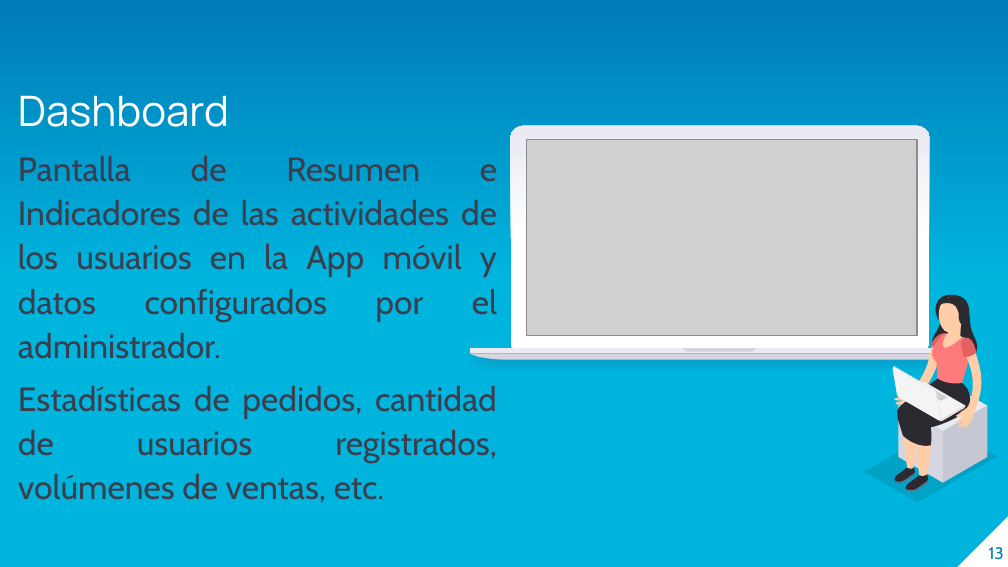
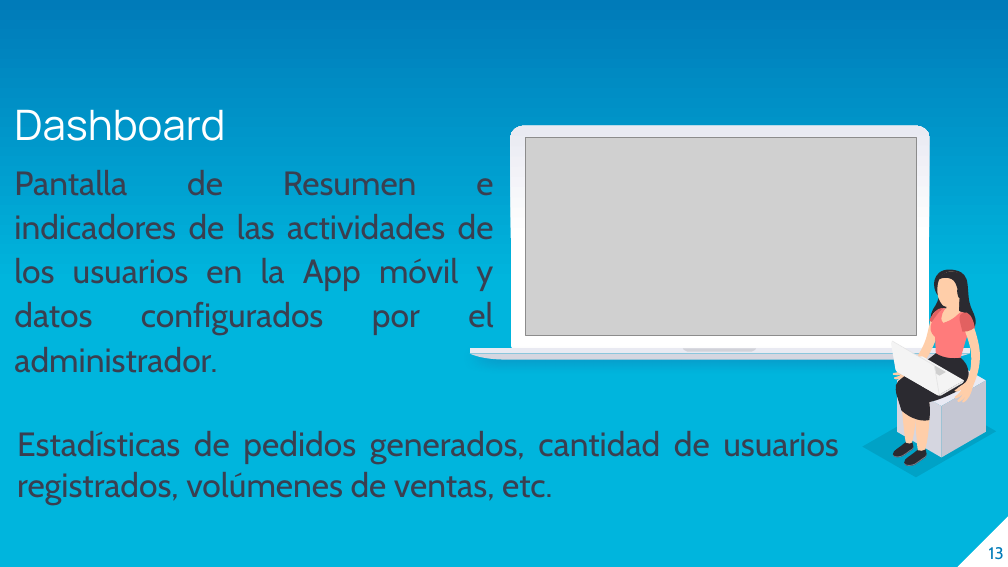
Before and after one commit to lcoronelcosta/integradora, a slide deck: slide 13 of Segundo Borrador - Luis Coronel.pptx. Drawn at 1008x567 pixels with LibreOffice and Linux fonts; fonts in the diff are those of the drawing; grey boxes stand for pictures. Boxes give left, top, right and bottom in pixels: in the first picture for what was removed or moved away, otherwise in the second. Text is boxed around its words. In the diff, an @@ line names an element or a change of style, - is before the commit and + after.

```diff
--- a/Segundo Borrador - Luis Coronel.pptx
+++ b/Segundo Borrador - Luis Coronel.pptx
@@ text "Dashboard": place and size @@
-text "Dashboard" at [18,95,497,503]
+text "Dashboard" at [14,109,494,373]
@@ text at [14,170,494,373]: text changed @@
-Pantalla de Resumen e Indicadores de las actividades de los usuarios en la App móvil y datos configurados por el administrador.
-Estadísticas de pedidos, cantidad de usuarios registrados, volúmenes de ventas, etc.
+Pantalla de Resumen e indicadores de las actividades de los usuarios en la App móvil y datos configurados por el administrador.
@@ 26 freeform shapes: place and size @@
-26 freeform shapes at [864,294,998,502]
+26 freeform shapes at [862,269,996,477]
@@ text added at [17,431,839,505], 24 pt, text #3A3F50 @@
+Estadísticas de pedidos generados, cantidad de usuarios registrados, volúmenes de ventas, etc.
```
Also in this commit, not shown: 13 other slides changed, 1 slide added, 2 slides removed, 5 other files.
